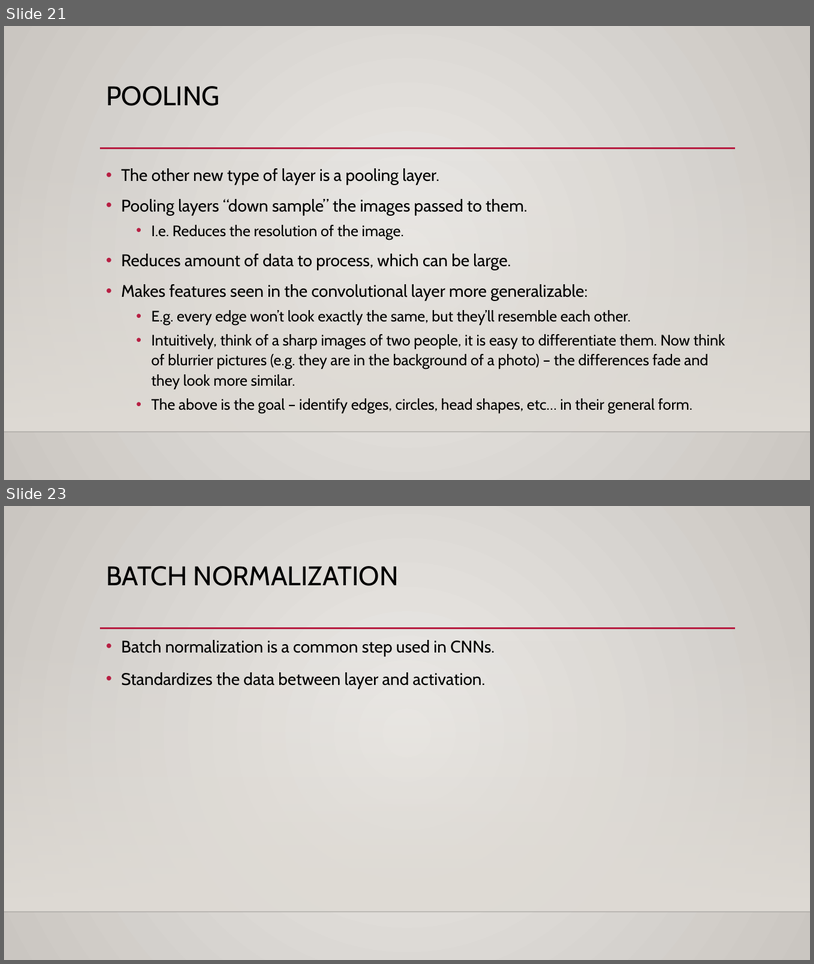
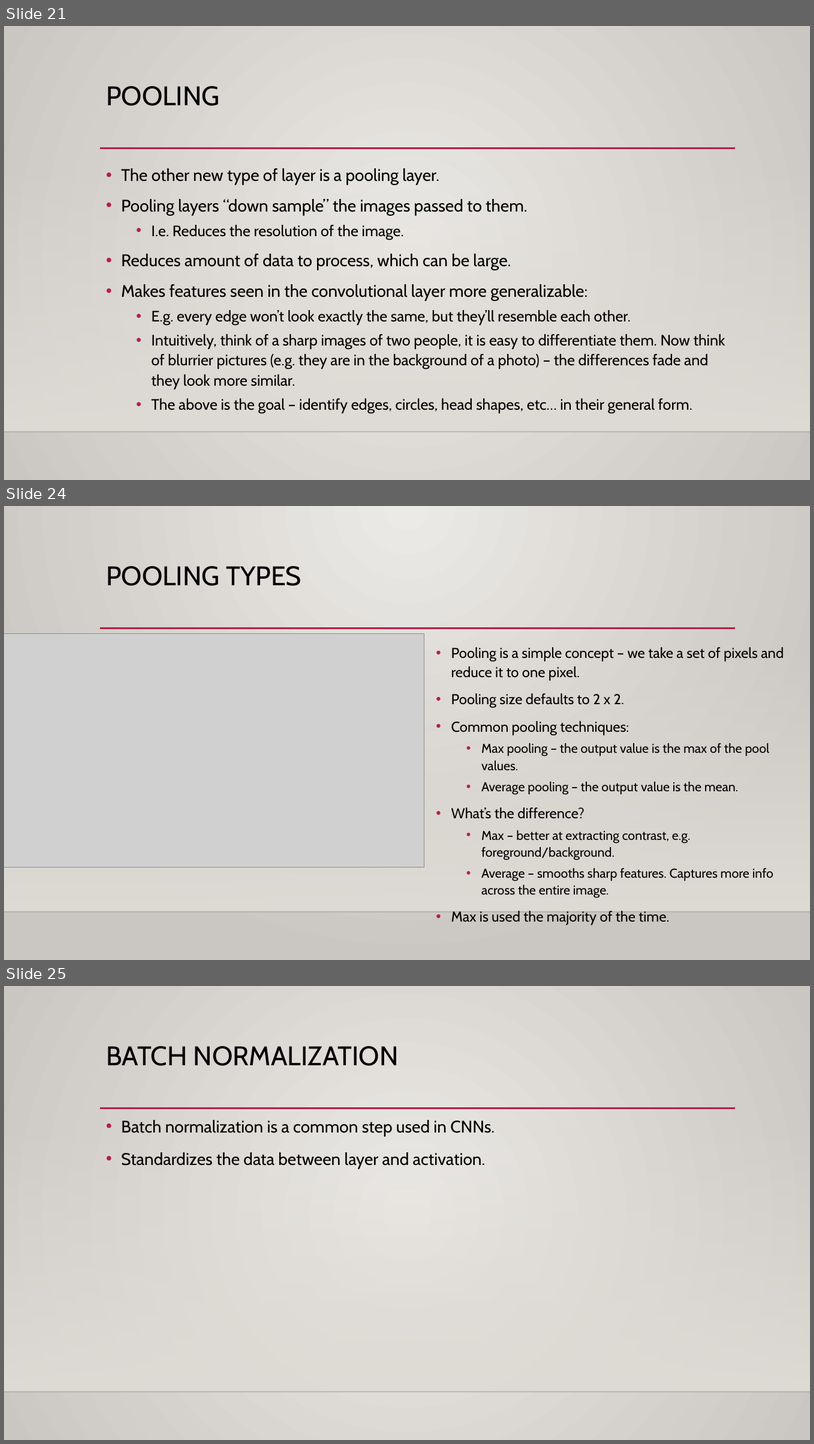
Before and after one commit to allyryry/3950_Workbooks, a slide deck: reference_content/Slides/images_cnn.pptx. Shown one above the other, each under a label of ours: slides 21 and 23 before the commit, slides 21, 24 and 25 after it; the slides between them are not shown. The pictures are 814x964 and 814x1444 pixels, drawn with LibreOffice and Linux fonts; fonts in the diff are those of the drawing; grey boxes stand for pictures; background and template pictures are left out. Boxes give left, top, right and bottom in pixels: in the first picture for what was removed or moved away, otherwise in the second. Text is boxed around its words. In the diff, an @@ line names an element or a change of style, - is before the commit and + after.

```diff
--- a/reference_content/Slides/images_cnn.pptx
+++ b/reference_content/Slides/images_cnn.pptx
@@ slide 24 added at box(4, 506, 810, 960), background gradient #ECEAE7 to #CAC7C1; not listed: 3 template elements that a slide beside it also shows @@
@@ title added at box(106, 566, 302, 586), 32 pt, text #000000 @@
+POOLING TYPES
@@ picture added at box(4, 634, 425, 867) @@
@@ text added at box(452, 647, 784, 922), 15.3 pt, text #000000 @@
+• Pooling is a simple concept – we take a set of pixels and reduce it to one pixel.
+• Pooling size defaults to 2 x 2.
+• Common pooling techniques:
+  • Max pooling – the output value is the max of the pool values.
+  • Average pooling – the output value is the mean.
+• What’s the difference?
+  • Max – better at extracting contrast, e.g. foreground/background.
+  • Average – smooths sharp features. Captures more info across the entire image.
+• Max is used the majority of the time.
@@ what was slide 23 is now slide 25 @@
```
Also in this commit, not shown: 2 other slides added, 1 slide removed, 2 other files.
